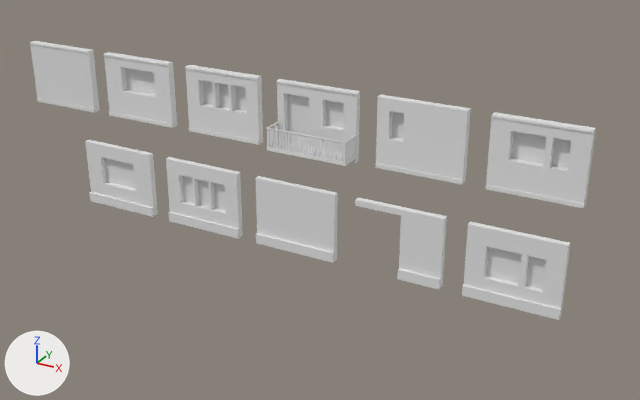
Before and after pictures for a commit that changed the COLLADA model waende.dae.
The view is the same before and after, from a camera (50 mm lens) standing at (16.3, -31.1, 18.2) and looking at (-1.1, 0.3, 2.5). Arrows for +X, +Y and +Z are at lower left; the lights stay in place. Where no turn or scale is listed for an object, it has been applied to the vertices.

Objects in the first picture: 'Oben_01', 'Oben_02', 'Oben_03', 'Oben_04', 'Oben_Balkon', 'Oben_Plain', 'UntenTür_02', 'Unten_01', 'Unten_03', 'Unten_04', 'Unten_Balkon'.
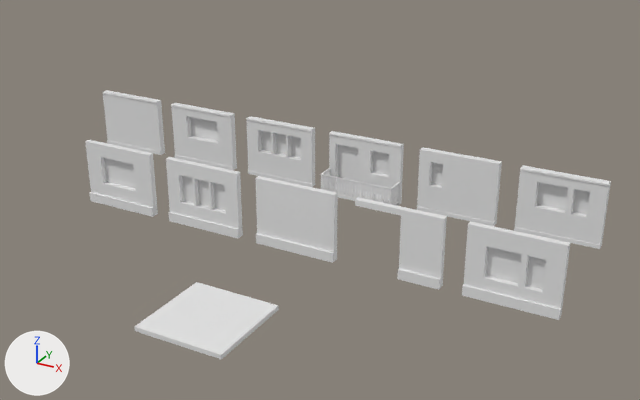
Location of each change, [x1, y1, x2, y2] in pixels of the pictures (640 x 400 px):
'Oben_01', moved
    before: [485, 112, 596, 208]
    after: [514, 165, 611, 249]
'Oben_02', moved
    before: [375, 95, 471, 185]
    after: [417, 147, 502, 226]
'Oben_Balkon', moved
    before: [266, 79, 360, 166]
    after: [320, 131, 404, 205]
'Oben_03', moved
    before: [185, 65, 263, 145]
    after: [246, 116, 315, 187]
'Oben_04', moved
    before: [103, 52, 177, 128]
    after: [171, 103, 237, 170]
'Oben_Plain', moved
    before: [30, 41, 100, 113]
    after: [102, 90, 165, 155]
'Dach', added
    after: [134, 282, 279, 359]

Diff of the bpy script that builds the scene:
```diff
--- a/waende.dae.py
+++ b/waende.dae.py
@@ me_id39_001 @@
+me_id39_001.from_pydata(...)  # a box spanning x -4.0..0.0, y -4.0..0.0, z 0.0..0.2
+me_id39_001.materials.append(mat_foundation)  # white #e7e7e7
@@ ob_oben_plain @@
 ob_oben_plain = bpy.data.objects.new('Oben_Plain', me_id30_001)
-ob_oben_plain.location = (-15.0, 2.0, 4.0)
+ob_oben_plain.location = (-15.0, 7.0, 0.0)
@@ ob_oben_balkon @@
 ob_oben_balkon = bpy.data.objects.new('Oben_Balkon', me_oben_balkon)
-ob_oben_balkon.location = (0.0, 2.0, 4.0)
+ob_oben_balkon.location = (0.0, 7.0, 0.0)
@@ ob_oben_04 @@
 ob_oben_04 = bpy.data.objects.new('Oben_04', me_oben_04)
-ob_oben_04.location = (-10.0, 2.0, 4.0)
+ob_oben_04.location = (-10.0, 7.0, 0.0)
@@ ob_oben_03 @@
 ob_oben_03 = bpy.data.objects.new('Oben_03', me_oben_03)
-ob_oben_03.location = (-5.0, 2.0, 4.0)
+ob_oben_03.location = (-5.0, 7.0, 0.0)
@@ ob_oben_02 @@
 ob_oben_02 = bpy.data.objects.new('Oben_02', me_oben_02)
-ob_oben_02.location = (5.0, 2.0, 4.0)
+ob_oben_02.location = (5.0, 7.0, 0.0)
@@ ob_oben_01 @@
 ob_oben_01 = bpy.data.objects.new('Oben_01', me_oben_01)
-ob_oben_01.location = (10.0, 2.0, 4.0)
+ob_oben_01.location = (10.0, 7.0, 0.0)
@@ ob_dach @@
+ob_dach = bpy.data.objects.new('Dach', me_id39_001)
+ob_dach.location = (0.0, -5.0, 0.0)
```
